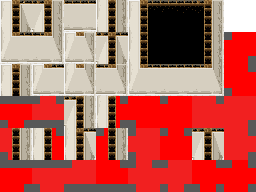
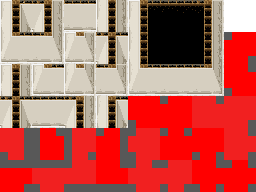
Layer changes from the first w=256, h=192 image to the second:
hid "Pasted Layer #4" over [192, 128, 212, 160]
hid "Pasted Layer #3" over [204, 128, 224, 160]
hid "Pasted Layer #2" over [76, 128, 96, 160]
painted on "twall" over [0, 96, 128, 160]
